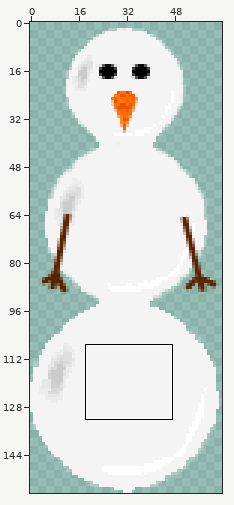
Sprite sheet: images/snowman.png. Above: a wide view before the commit, with the close-up outlined.
Close-up. Old version:
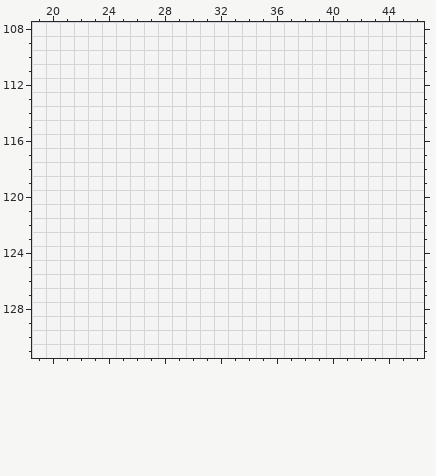
The file is 64x157 pixels. Pixels under 10% opacity are left out. Colours within 5 levels of each other are drawn and written as one. Shown: x 19..46, y 108..131. The commit also changed other parts of the picture, which this record leaves out.
The same view after the edit:
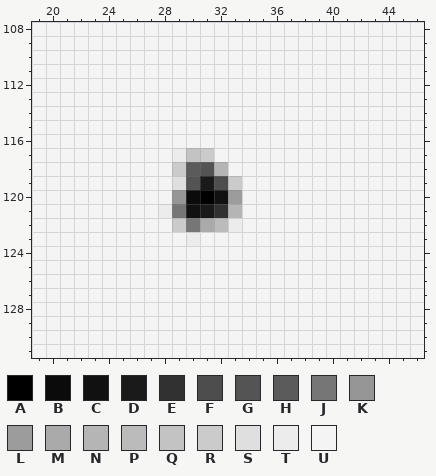
Palette (. is transparent): A #000000  B #0b0b0b  C #111111  D #1a1a1a  E #313131  F #4d4d4d  G #545454  H #5b5b5b  J #767676  K #969696  L #9c9c9c  M #aaaaaa  N #b5b5b5  P #bbbbbb  Q #c3c3c3  R #cbcbcb  S #dfdfdf  T #ececec  U #f4f4f4
The edit:
Changed rows in their new state; - is an unchanged pixel.
first column x 28:
117 -TQR--
118 -RHGN-
119 -SGDFR
120 -KBACL
121 TJCDEN
122 -RJMPT
123 --T---
